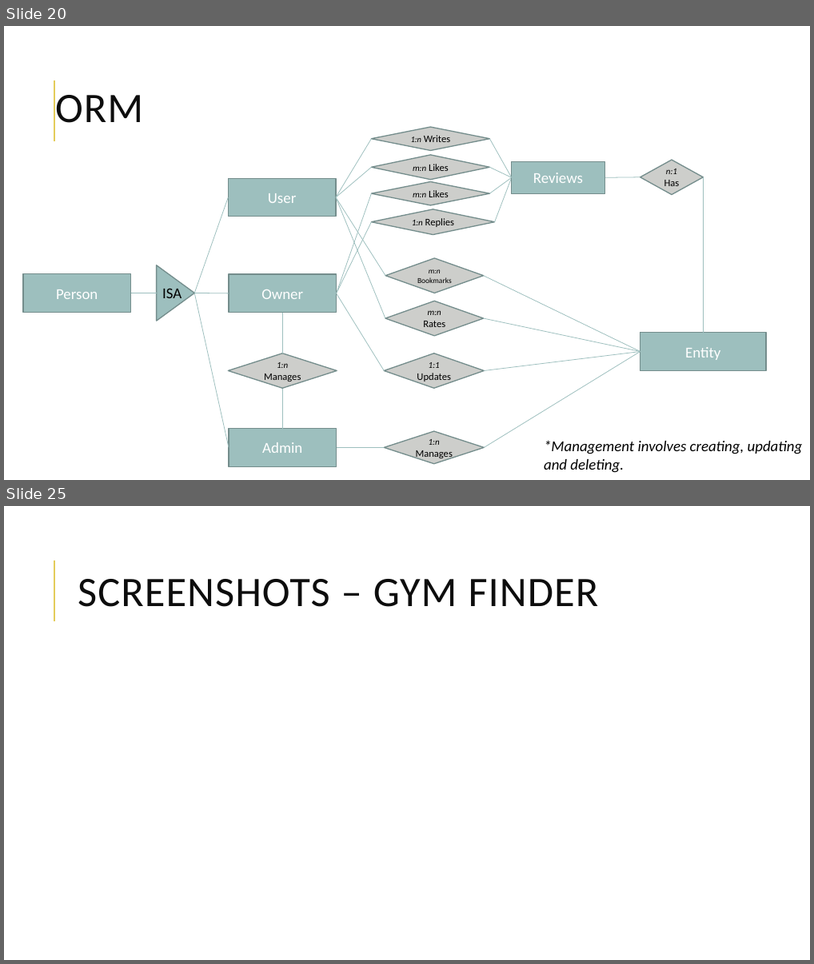
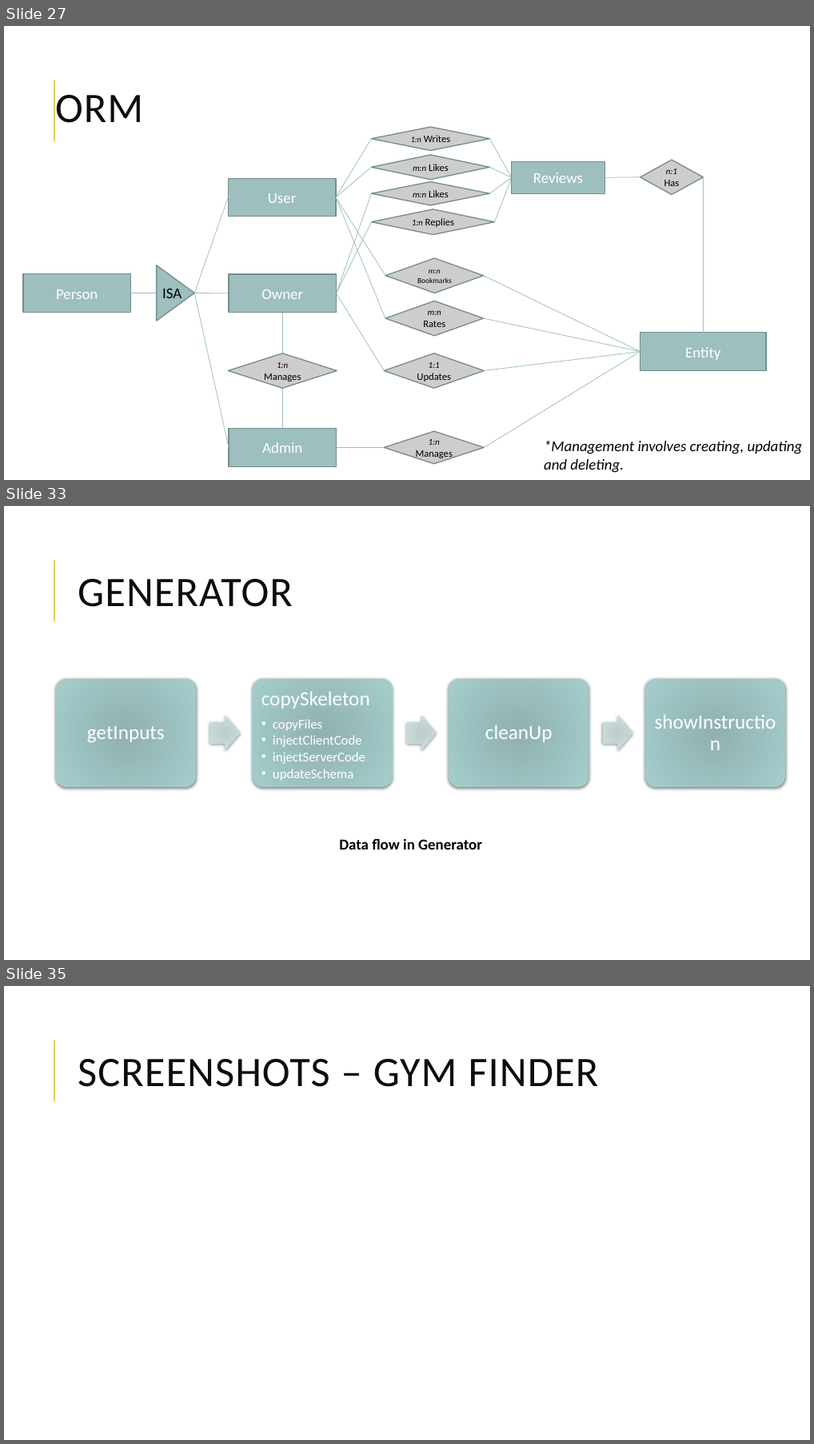
Before and after one commit to bogas04/MVP-Generator, a slide deck: docs/Final/Presentation.pptx. Shown one above the other, each under a label of ours: slides 20 and 25 before the commit, slides 27, 33 and 35 after it; the slides between them are not shown. The pictures are 814x964 and 814x1444 pixels, drawn with LibreOffice and Linux fonts; fonts in the diff are those of the drawing. Boxes give left, top, right and bottom in pixels: in the first picture for what was removed or moved away, otherwise in the second. Text is boxed around its words. In the diff, an @@ line names an element or a change of style, - is before the commit and + after.

```diff
--- a/docs/Final/Presentation.pptx
+++ b/docs/Final/Presentation.pptx
@@ slide 33 added at box(4, 506, 810, 960), background #FFFFFF; not listed: 1 template element that a slide beside it also shows @@
@@ title added at box(78, 579, 293, 607), 50 pt, text #0D0D0D @@
+GENERATOR
@@ group added at box(55, 679, 786, 787): 4 rounded rectangles, 4 texts, 3 right arrows @@
+getInputs
+copySkeleton
+  •• copyFiles
+  •• injectClientCode
+  •• injectServerCode
+  •• updateSchema
+cleanUp
+showInstruction
@@ text added at box(339, 838, 482, 849), 18 pt, text #000000, bold @@
+Data flow in Generator
@@ what was slide 20 is now slide 27 @@
@@ what was slide 25 is now slide 35 @@
```
Also in this commit, not shown: 12 slides changed, 19 other slides added, 11 slides removed.
